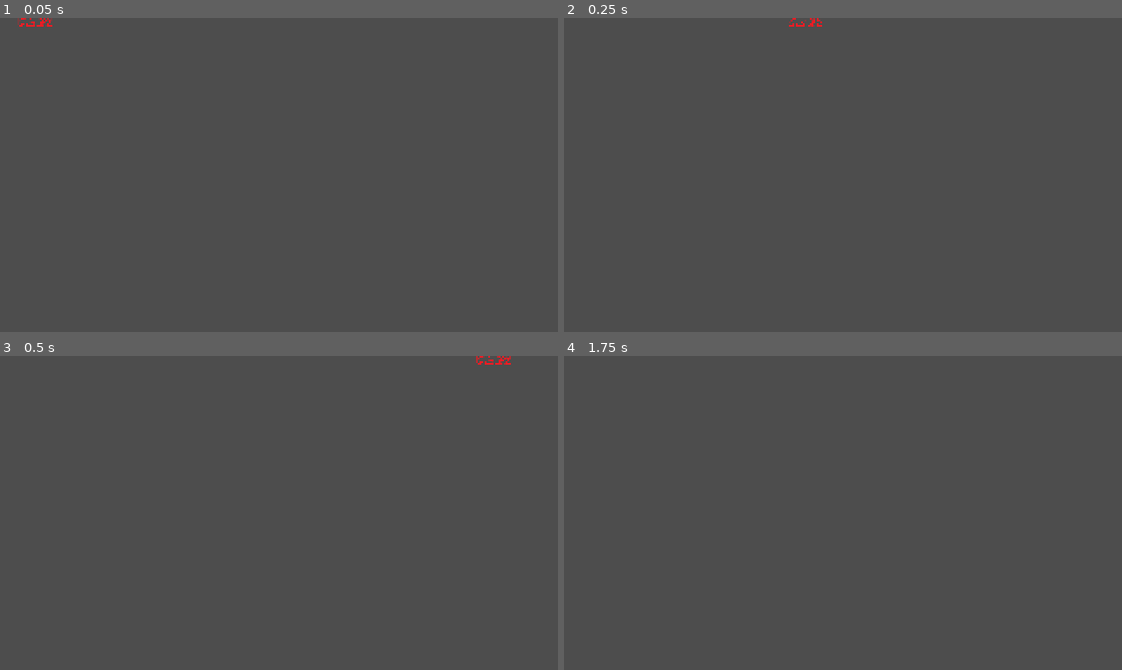
Above: before the commit, frames 1-4 (two rows, left to right).
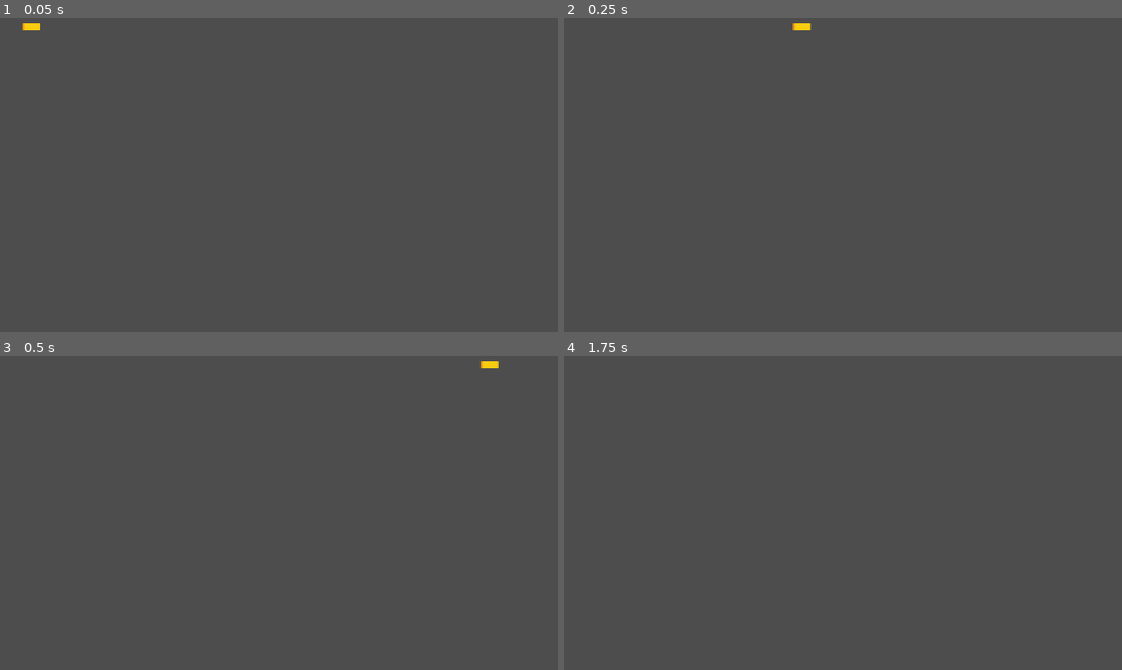
Above: after the commit, the same moments.

Repository: jarinjuan/ZizkovskaLajna
Game: Godot game, scene res://Player/bullet.tscn
Two runs of this game, one before a commit and one after it. Both use one fixed random seed, a clock stepped at 60 frames per second and the inputs below. This scene is started directly instead of the project's main scene.
Inputs (mouse positions are in pixels of both pictures, inside the frame that each line leads up to):
- Up to frame 1 (0.05 s): no input
- Up to frame 2 (0.25 s): no input
- Up to frame 3 (0.5 s): no input
- Up to frame 4 (1.75 s): move the mouse to (965, 497) at 0.52 s; press the mouse at (965, 497) at 0.53 s; hold D (move_right) 0.53-1.28 s; tap Enter at 1.25 s; move the mouse to (731, 528) at 1.27 s; release the mouse at (731, 528) at 1.28 s; hold S (move_down) from 1.28 s (still down); right-click (731, 528) at 1.35 s

The runs differ from the first frame. In frame 1, 0.1% of the frame differs, in the area x 3-10%, y 0-4%; in frame 2, 0.1%; in frame 3, 0.1%; in frame 4, nothing differs.

Commit message:
Add better bullet sprite

Diff:
--- a/zizkovskalajna/Player/bullet.tscn
+++ b/zizkovskalajna/Player/bullet.tscn
@@ -3,8 +3,8 @@
 [ext_resource type="Script" uid="uid://bhwudhd64b8np" path="res://Player/bullet.gd" id="1_tqmay"]
 [ext_resource type="Texture2D" uid="uid://dql6fccnpvron" path="res://Assets/bullet.png" id="2_d7yj7"]
 
-[sub_resource type="RectangleShape2D" id="RectangleShape2D_v7oki"]
-size = Vector2(21, 11)
+[sub_resource type="RectangleShape2D" id="RectangleShape2D_tqmay"]
+size = Vector2(12, 6)
 
 [node name="Bullet" type="RigidBody2D"]
 collision_layer = 4
@@ -14,11 +14,11 @@
 script = ExtResource("1_tqmay")
 
 [node name="Sprite2D" type="Sprite2D" parent="."]
-scale = Vector2(0.2, 0.2)
+position = Vector2(-1, 7)
 texture = ExtResource("2_d7yj7")
 
 [node name="CollisionShape2D" type="CollisionShape2D" parent="."]
-position = Vector2(-0.5, 0.5)
-shape = SubResource("RectangleShape2D_v7oki")
+position = Vector2(-2, 5)
+shape = SubResource("RectangleShape2D_tqmay")
 
 [connection signal="body_entered" from="." to="." method="_on_body_entered"]
Binary file changed: zizkovskalajna/Assets/bullet.png
